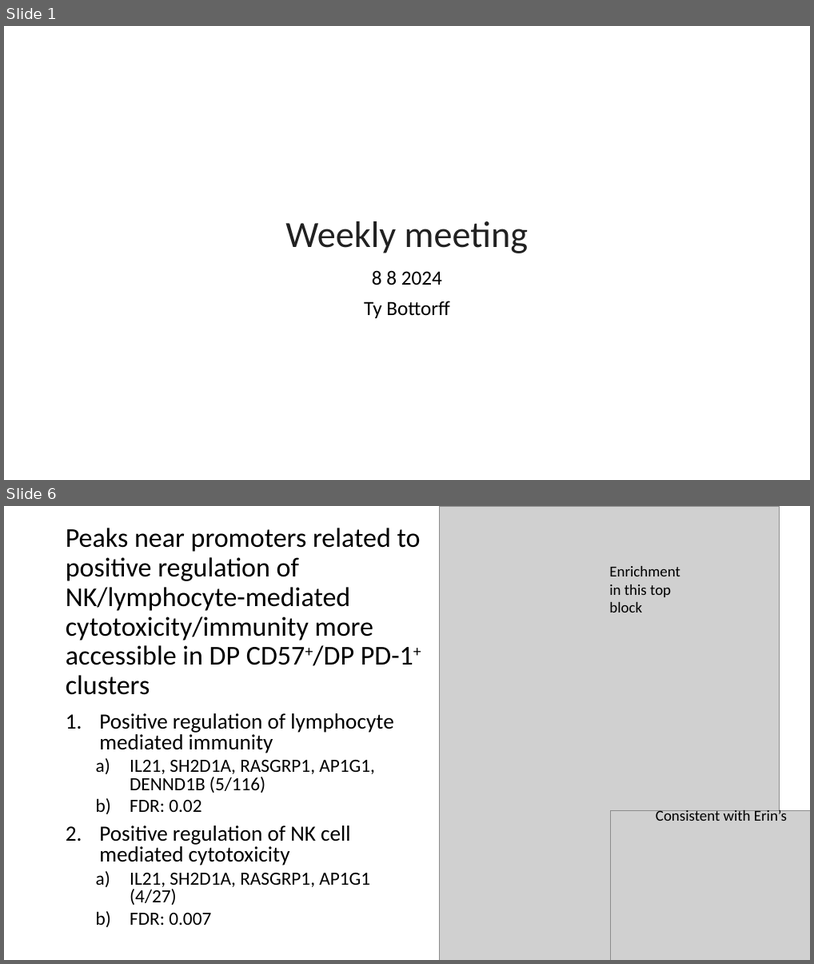
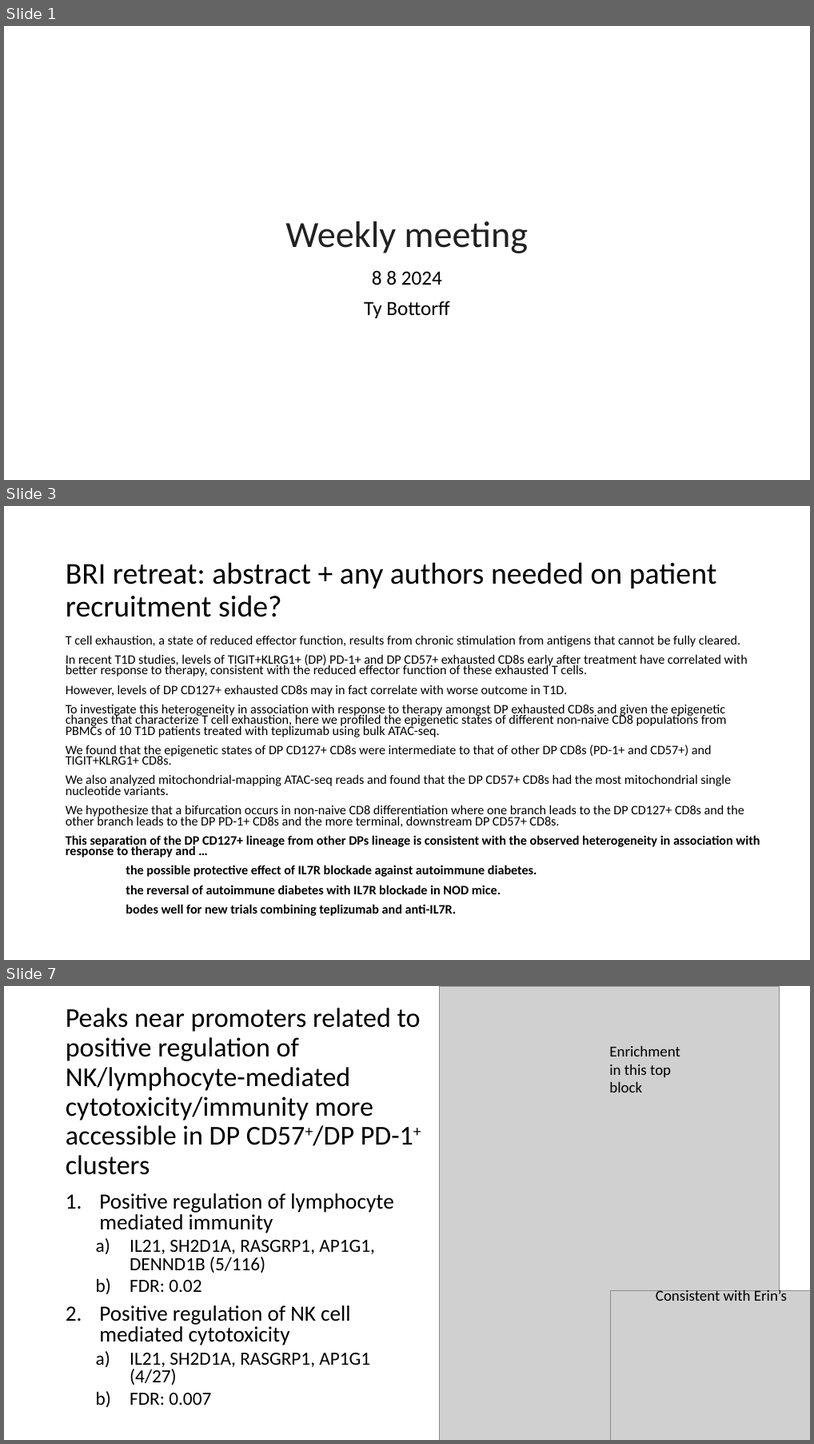
Before and after one commit to tybottorff/bottorffdocs, a slide deck: presentations/weekly_meetings/8_8_24.pptx. Shown one above the other, each under a label of ours: slides 1 and 6 before the commit, slides 1, 3 and 7 after it; the slides between them are not shown. The pictures are 814x964 and 814x1444 pixels, drawn with LibreOffice and Linux fonts; fonts in the diff are those of the drawing; grey boxes stand for pictures. Boxes give left, top, right and bottom in pixels: in the first picture for what was removed or moved away, otherwise in the second. Text is boxed around its words. In the diff, an @@ line names an element or a change of style, - is before the commit and + after.

```diff
--- a/presentations/weekly_meetings/8_8_24.pptx
+++ b/presentations/weekly_meetings/8_8_24.pptx
@@ slide 3 added at <box>4,506,810,960</box>, background #FFFFFF @@
@@ title added at <box>66,562,718,617</box>, 36 pt, text #000000 @@
+BRI retreat: abstract + any authors needed on patient recruitment side?
@@ text added at <box>66,635,760,916</box>, 15.4 pt, text #000000 @@
+T cell exhaustion, a state of reduced effector function, results from chronic stimulation from antigens that cannot be fully cleared.
+In recent T1D studies, levels of TIGIT+KLRG1+ (DP) PD-1+ and DP CD57+ exhausted CD8s early after treatment have correlated with better response to therapy, consistent with the reduced effector function of these exhausted T cells.
+However, levels of DP CD127+ exhausted CD8s may in fact correlate with worse outcome in T1D.
+To investigate this heterogeneity in association with response to therapy amongst DP exhausted CD8s and given the epigenetic changes that characterize T cell exhaustion, here we profiled the epigenetic states of different non-naive CD8 populations from PBMCs of 10 T1D patients treated with teplizumab using bulk ATAC-seq.
+We found that the epigenetic states of DP CD127+ CD8s were intermediate to that of other DP CD8s (PD-1+ and CD57+) and TIGIT+KLRG1+ CD8s.
+We also analyzed mitochondrial-mapping ATAC-seq reads and found that the DP CD57+ CD8s had the most mitochondrial single nucleotide variants.
+We hypothesize that a bifurcation occurs in non-naive CD8 differentiation where one branch leads to the DP CD127+ CD8s and the other branch leads to the DP PD-1+ CD8s and the more terminal, downstream DP CD57+ CD8s.
+This separation of the DP CD127+ lineage from other DPs lineage is consistent with the observed heterogeneity in association with response to therapy and …
+the possible protective effect of IL7R blockade against autoimmune diabetes.
+the reversal of autoimmune diabetes with IL7R blockade in NOD mice.
+bodes well for new trials combining teplizumab and anti-IL7R.
@@ what was slide 6 is now slide 7 @@
```
Also in this commit, not shown: 6 slides changed, 1 other slide added, 1 slide removed.
